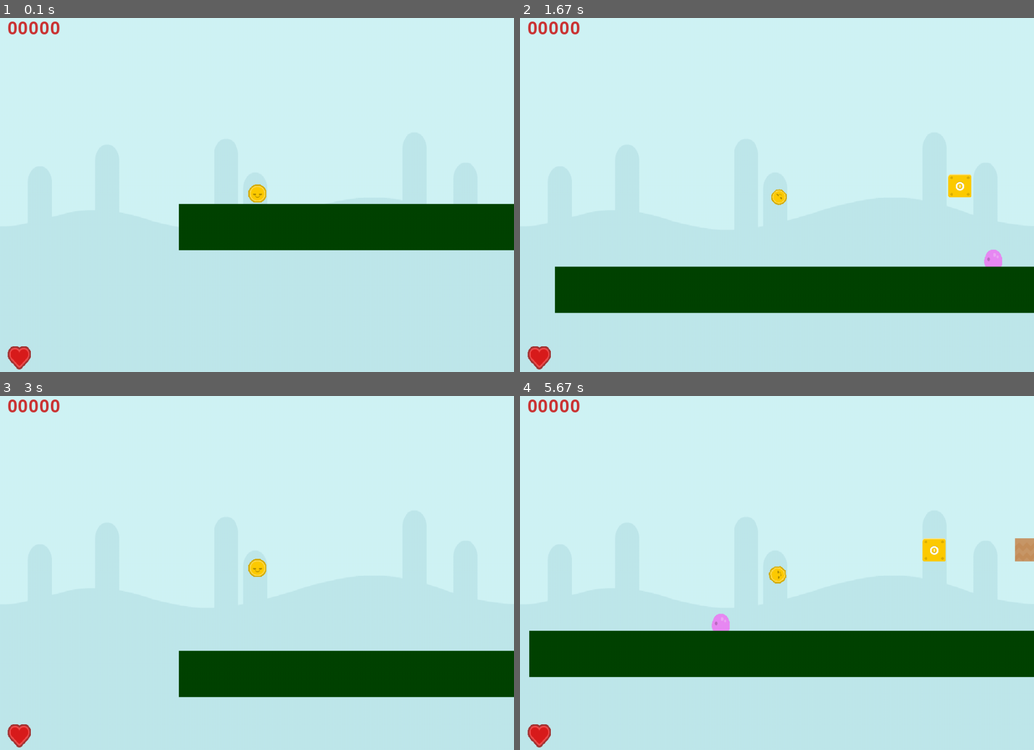
Above: before the commit, frames 1-4 (two rows, left to right).
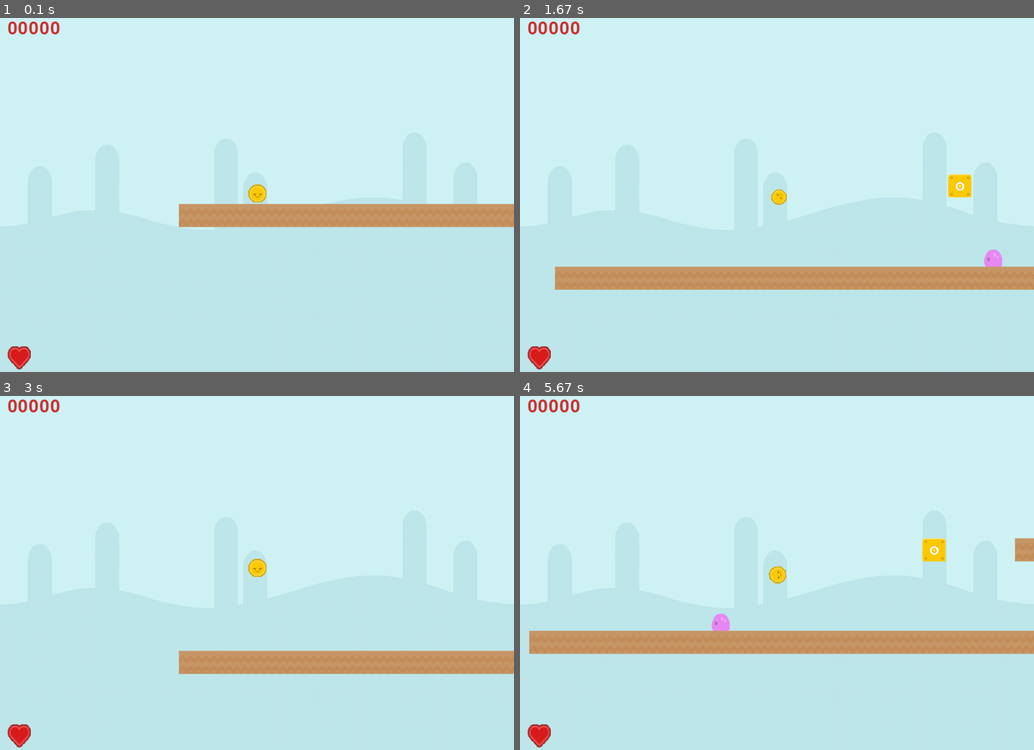
Above: after the commit, the same moments.

Repository: Shaker-Z/ProjectPygame
Game: pygame game, started from Project PyGame/game.py
Same seed, same stepped clock (60 frames per second), same inputs: the game is played once before the commit and once after it.
Inputs:
- Up to frame 1 (0.1 s): type "1 (at the terminal prompt)" at 0 s
- Up to frame 2 (1.67 s): hold Right 0.33-0.8 s; hold Up 0.83-1.13 s; hold Right 1.17-1.63 s
- Up to frame 3 (3 s): hold Left 1.67-2.2 s; hold Left 2.23-2.63 s; hold Up from 2.67 s (still down)
- Up to frame 4 (5.67 s): release Up at 3.03 s; hold Right 3.07-3.7 s; hold Left 3.73-4.2 s; hold Right 4.23-4.7 s; hold Up 4.73-5.03 s; hold Right 5.07-5.53 s

The runs differ from the first frame. In frame 1, 8.6% of the frame differs, in the area x 34-100%, y 52-66%; in frame 2, 12%; in frame 3, 8.6%; in frame 4, 13%, in the area x 1-100%, y 66-80%.

Commit message:
optimising

Diff:
--- a/Project PyGame/enemy.py
+++ b/Project PyGame/enemy.py
@@ -38,24 +38,23 @@
         self.collide(self.xvel, 0, platforms, enemys)
 
     def collide(self, xvel, yvel, platforms, enemys):
-        for p in platforms:
-            if pygame.sprite.collide_rect(self, p):
-                if xvel > 0:
-                    self.rect.right = p.rect.left
-                    self.xvel *= -1
+        for p in pygame.sprite.groupcollide(platforms, pygame.sprite.GroupSingle(self), False, False):
+            if xvel > 0:
+                self.rect.right = p.rect.left
+                self.xvel *= -1
 
-                if xvel < 0:
-                    self.rect.left = p.rect.right
-                    self.xvel *= -1
+            if xvel < 0:
+                self.rect.left = p.rect.right
+                self.xvel *= -1
 
-                if yvel > 0:
-                    self.rect.bottom = p.rect.top
-                    self.onGround = True
-                    self.yvel = 0
+            if yvel > 0:
+                self.rect.bottom = p.rect.top
+                self.onGround = True
+                self.yvel = 0
 
-                if yvel < 0:
-                    self.rect.top = p.rect.bottom
-                    self.yvel = 0
+            if yvel < 0:
+                self.rect.top = p.rect.bottom
+                self.yvel = 0
 
 
 class Hedgehog(Enemy):
@@ -76,30 +75,28 @@
         self.rect = pygame.Rect(self.rect.x, self.rect.y, WIDTH, HEIGHT)
 
     def collide(self, xvel, yvel, platforms, enemys):
-        for p in platforms:
-            if pygame.sprite.collide_rect(self, p):
-                if xvel > 0:
-                    self.rect.right = p.rect.left
-                    self.xvel *= -1
+        for p in pygame.sprite.groupcollide(platforms, pygame.sprite.GroupSingle(self), False, False):
+            if xvel > 0:
+                self.rect.right = p.rect.left
+                self.xvel *= -1
 
-                if xvel < 0:
-                    self.rect.left = p.rect.right
-                    self.xvel *= -1
+            if xvel < 0:
+                self.rect.left = p.rect.right
+                self.xvel *= -1
 
-                if yvel > 0:
-                    self.rect.bottom = p.rect.top
-                    self.onGround = True
-                    self.yvel = 0
+            if yvel > 0:
+                self.rect.bottom = p.rect.top
+                self.onGround = True
+                self.yvel = 0
 
-                if yvel < 0:
-                    self.rect.top = p.rect.bottom
-                    self.yvel = 0
+            if yvel < 0:
+                self.rect.top = p.rect.bottom
+                self.yvel = 0
 
         if self.killable:
-            for e in enemys:
-                if pygame.sprite.collide_rect(self, e):
-                    if e != self and e.__class__.__name__ != 'Cherry':
-                        e.kill()
+            for e in pygame.sprite.groupcollide(enemys, pygame.sprite.GroupSingle(self), False, False):
+                if e != self and e.__class__.__name__ != 'Cherry':
+                    e.kill()
 
 
 class Termite(pygame.sprite.Sprite):
@@ -163,16 +160,15 @@
             self.collide(self.xvel, 0, platforms, enemys)
 
     def collide(self, xvel, yvel, platforms, enemys):
-        for p in platforms:
-            if pygame.sprite.collide_rect(self, p):
-                if xvel > 0:
-                    self.rect.right = p.rect.left
-                if xvel < 0:
-                    self.rect.left = p.rect.right
-                if yvel > 0:
-                    self.rect.bottom = p.rect.top
-                    self.onGround = True
-                    self.yvel = 0
-                if yvel < 0:
-                    self.rect.top = p.rect.bottom
-                    self.yvel = 0
+        for p in pygame.sprite.groupcollide(platforms, pygame.sprite.GroupSingle(self), False, False):
+            if xvel > 0:
+                self.rect.right = p.rect.left
+            if xvel < 0:
+                self.rect.left = p.rect.right
+            if yvel > 0:
+                self.rect.bottom = p.rect.top
+                self.onGround = True
+                self.yvel = 0
+            if yvel < 0:
+                self.rect.top = p.rect.bottom
+                self.yvel = 0
--- a/Project PyGame/game.py
+++ b/Project PyGame/game.py
@@ -1,4 +1,4 @@
-from blocks import *  # коментарий для проверки
+from blocks import *
 from player import *
 from enemy import *
 import pygame
@@ -33,8 +33,8 @@
     updateble_platforms = pygame.sprite.Group()
     coins = pygame.sprite.Group()
     fl_platforms = pygame.sprite.Group()
-    platforms = []
-    enemy_platforms = []
+    platforms = pygame.sprite.Group()
+    enemy_platforms = pygame.sprite.Group()
     win_platforms = []
     camera = Camera()
     levelname = int(input('Номер уровня(1,2):'))
@@ -56,45 +56,48 @@
         level = fl_level.readlines()
     x = 0
     y = 0
-    flore = pygame.sprite.Sprite()
-    flore.rect = pygame.Rect(x, y+PLATFORM_HEIGHT, PLATFORM_WIDTH*len(level[-1]), PLATFORM_HEIGHT*2)
-    flore.image = pygame.Surface([PLATFORM_WIDTH*len(level[-1]), PLATFORM_HEIGHT*2])
-    flore.image.fill(BACKGROUND_COLOR)
-    platforms.append(flore)
-    entities.add(flore)
-    enemy_platforms.append(flore)
+    f = True
     for row in level[::-1]:
         for col in row:
             if col == '^':
                 pf = Platform(x, y, pos)
                 updateble_platforms.add(pf)
                 entities.add(pf)
-                platforms.append(pf)
-                enemy_platforms.append(pf)
+                platforms.add(pf)
+                enemy_platforms.add(pf)
                 tm = Termite(x, y, pf)
                 entities.add(tm)
                 enemys.add(tm)
             if col == '-':
-                pf = Platform(x, y, pos)
+                if f:
+                    pf = Platform(x, y, pos)
+                    f = False
+                else:
+                    t = Platform(x, y, pos)
+                    entities.add(t)
+                    pf.rect = pf.rect.union(t.rect)
+            elif pf not in entities:
                 entities.add(pf)
-                platforms.append(pf)
-                enemy_platforms.append(pf)
+                platforms.add(pf)
+                enemy_platforms.add(pf)
+                f = True
+
             if col == '#':
                 bl = Block(x, y)
                 cn = Coin(x, y)
                 entities.add(cn)
                 coins.add(cn)
                 entities.add(bl)
-                platforms.append(bl)
-                enemy_platforms.append(bl)
+                platforms.add(bl)
+                enemy_platforms.add(bl)
             if col == '&':
                 ch = Cherry(x, y)
                 entities.add(ch)
                 enemys.add(ch)
                 ib = ItemBlock(x, y, ch)
                 entities.add(ib)
-                platforms.append(ib)
-                enemy_platforms.append(ib)
+                platforms.add(ib)
+                enemy_platforms.add(ib)
             if col == 'C':
                 cn = Coin(x, y)
                 entities.add(cn)
@@ -102,12 +105,12 @@
             if col == '_':
                 fp = FlyingPlatform(x, y)
                 entities.add(fp)
-                platforms.append(fp)
+                platforms.add(fp)
                 fl_platforms.add(fp)
             if col == '%':
                 ep = EnemyPlatform(x, y)
                 entities.add(ep)
-                enemy_platforms.append(ep)
+                enemy_platforms.add(ep)
             if col == '*':
                 hero = Player(x, y)
                 entities.add(hero)
--- a/Project PyGame/level.txt
+++ b/Project PyGame/level.txt
@@ -6,3 +6,4 @@
                                           -       -           -                                    #       -#     #  #  #        -           --       --  --         ---   --             --#-             ------      !!!!
                                ^          -       -           -                                                                                      ---  ---       ----   ---      -                     -------      !!!!
 %  *                   +       -          -+      -     + +   -                               %         + +         =       + +         + +  + +    ----  ----     -----   ----     -              + +   --------      !!!!
+---------------------------------------------------------------------    ------------------    -------------------------------------------------------------------------   -------------------------------------------------------
--- a/Project PyGame/level2.txt
+++ b/Project PyGame/level2.txt
@@ -1,11 +1,12 @@
--------------------------------------------------------------------------------------------------------------------------------------------------------------------------------------------------
--                                                                 --  ------  ----      ------       -&-----
--                                                                 --  ------  ----      ----
--                                                                 --  ------  ---- % +% ----
+------------------------------------------------------------------------------------------------------------------------------------------------------------------------------------------------- /
+-                                                                 --  ------  ----      ------ /
+-                                                                 --  ------  ----      ---- /
+-                                                                 --  ------  ---- % +% ---- /
 -                                                  CCCC         --        --   -    --           CCCCCC
 -                                                - ---- -       --        --   -    --           ------                                                                                      !!!
 -                                    #       _   -C-  -C-       --    CCCC--   -C-  -- %+   %    ------                                                  +        -----&                     !!!
 -              &####           - -               ---  ---       ----  ------   ---  --  ----                                 ^                          +--                                  !!!
--                            - - - -   -                          --                                                    ^    -          --              ---                      ----------------
--                        + - - - - -   - -                        --                                                    -    -    ^     --             ----                      ----------------
--   *                   +- - - - - - + - -          = =           %%   =   + +               % %                   + + +-    -  + -     -- %          -----      % =      %      ----------------
+-                            - - - -   -                          --                                                    ^    -          --              ---                      ---------------- /
+-                        + - - - - -   - -                        --                                                    -    -    ^     --             ----                      ---------------- /
+-   *                   +- - - - - - + - -          = =           %%   =   + +               % %                   + + +-    -  + -     -- %          -----      % =      %      ---------------- /
+---------------------------------------------------------------------------------------------   ------------------------------------------  ---------------  ___  --------  ___  ---------------- /
--- a/Project PyGame/player.py
+++ b/Project PyGame/player.py
@@ -72,9 +72,7 @@
             print(self.hp)
 
     def collide(self, xvel, yvel, platforms, enemys, coins):
-        for p in platforms:
-            if pygame.sprite.collide_rect(self, p):
-
+        for p in pygame.sprite.groupcollide(platforms, pygame.sprite.GroupSingle(self), False, False):
                 if xvel > 0:
                     self.rect.right = p.rect.left
 
@@ -93,11 +91,10 @@
                     self.yvel = 0
                     if p.__class__.__name__ == 'Block':
                         p.kill()
-                        del platforms[platforms.index(p)]
                     if p.__class__.__name__ == 'ItemBlock':
                         p.item.rect.y -= p.item.rect.h
                         p.item.active = True
-        for e in enemys:
+        for e in pygame.sprite.groupcollide(enemys, pygame.sprite.GroupSingle(self), False, False):
             if pygame.sprite.collide_rect(self, e):
                 if (self.rect.collidepoint(e.rect.midtop[0], e.rect.midtop[1]+5) or
                         self.rect.collidepoint(e.rect.topleft[0] + 5, e.rect.topleft[1]) or
@@ -117,11 +114,10 @@
                     self.hp += 1
                     print(self.hp)
 
-        for c in coins:
-            if pygame.sprite.collide_rect(self, c):
-                self.score += 5
-                self.coin_get_sound.play()
-                c.kill()
+        for c in pygame.sprite.groupcollide(coins, pygame.sprite.GroupSingle(self), False, False):
+            self.score += 5
+            self.coin_get_sound.play()
+            c.kill()
 
     def on_enemy(self, enemys):
         for e in enemys:
